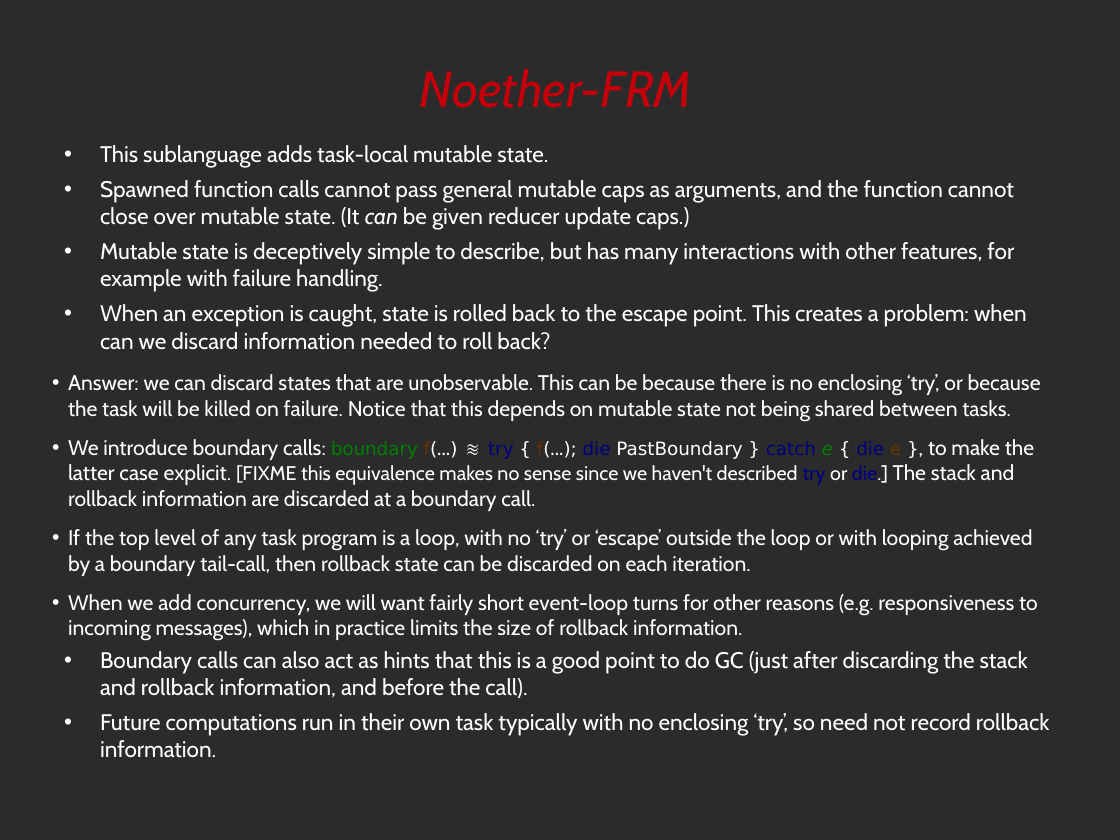
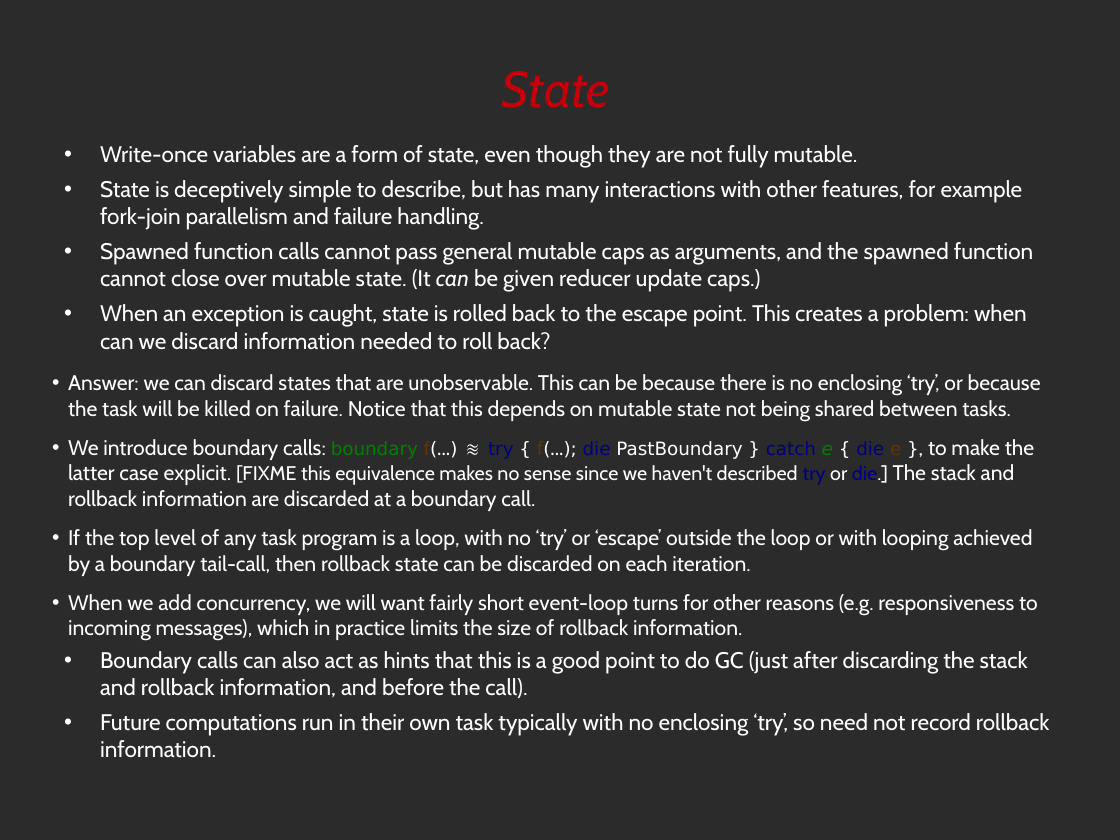
Before and after one commit to noether-lang/noether, a slide deck: slide 43 of doc/presentations/StrangeLoop/src/noether.odp (slide 41 before the commit). Drawn at 1120x840 pixels with LibreOffice and Linux fonts; fonts in the diff are those of the drawing; background and template pictures are left out; a plain dark background stands for a picture behind light text. Boxes give left, top, right and bottom in pixels: in the first picture for what was removed or moved away, otherwise in the second. Text is boxed around its words. In the diff, an @@ line names an element or a change of style, - is before the commit and + after.

```diff
--- a/doc/presentations/StrangeLoop/src/noether.odp
+++ b/doc/presentations/StrangeLoop/src/noether.odp
@@ title at <box>502,71,610,108</box>: text changed @@
-Noether-FRM
+State
@@ text at <box>100,145,1033,292</box>: text changed @@
-• This sublanguage adds task-local mutable state.
-• Spawned function calls cannot pass general mutable caps as arguments, and the function cannot close over mutable state. (It can be given reducer update caps.)
-• Mutable state is deceptively simple to describe, but has many interactions with other features, for example with failure handling.
+• Write-once variables are a form of state, even though they are not fully mutable.
+• State is deceptively simple to describe, but has many interactions with other features, for example fork-join parallelism and failure handling.
+• Spawned function calls cannot pass general mutable caps as arguments, and the spawned function cannot close over mutable state. (It can be given reducer update caps.)
```
Also in this commit, not shown: 5 other slides changed, 1 slide added, 6 other files.
